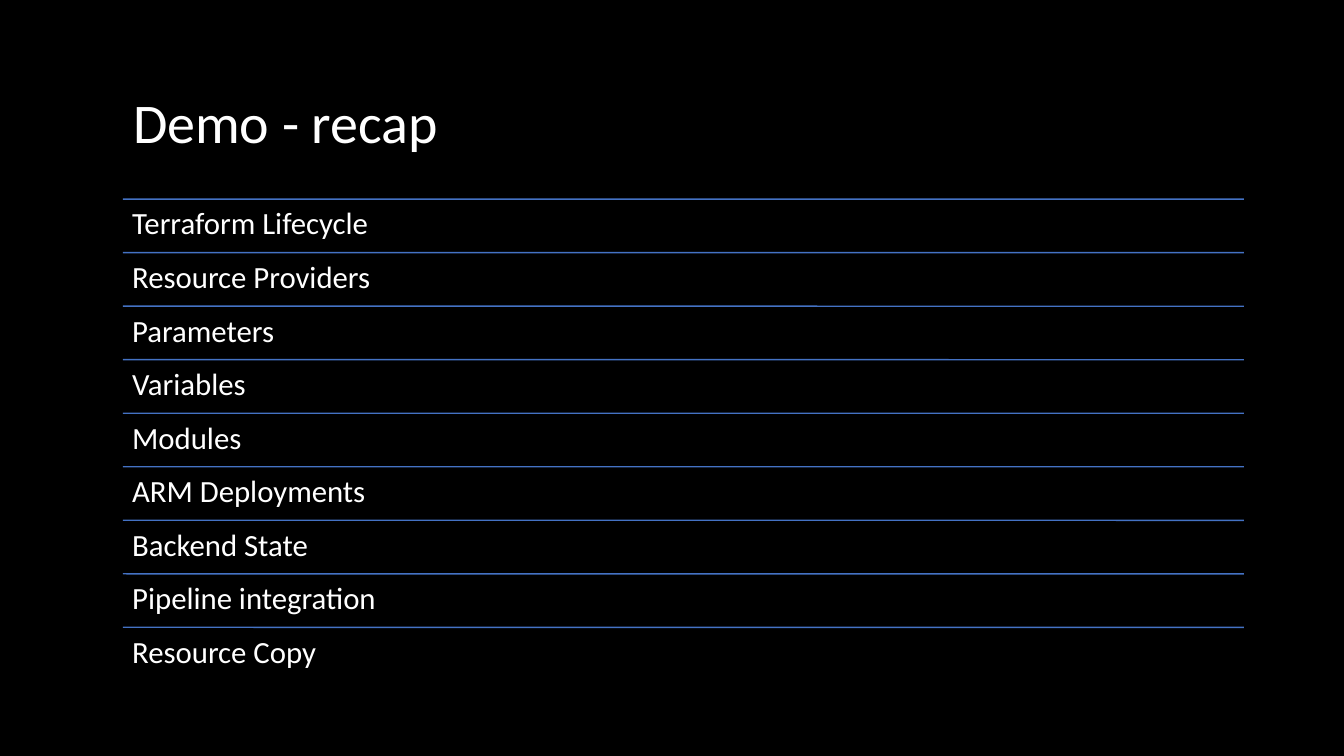
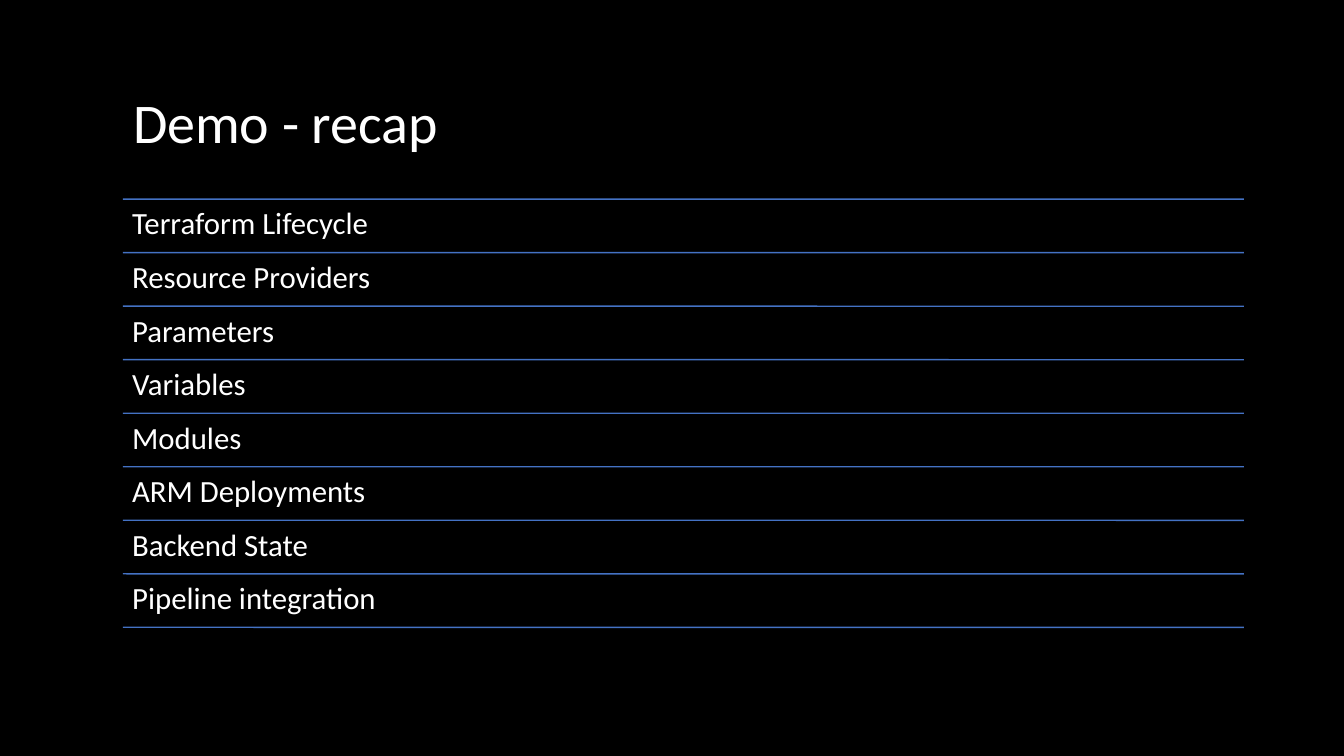
Before and after one commit to fortunkam/terraform-101, a slide deck: slide 9 of presentation/Terraform 101.pptx (slide 8 before the commit). Drawn at 1344x756 pixels with LibreOffice and Linux fonts; fonts in the diff are those of the drawing; background and template pictures are left out. Boxes give left, top, right and bottom in pixels: in the first picture for what was removed or moved away, otherwise in the second. Text is boxed around its words. In the diff, an @@ line names an element or a change of style, - is before the commit and + after.

```diff
--- a/presentation/Terraform 101.pptx
+++ b/presentation/Terraform 101.pptx
@@ text removed at (x1=132, y1=643, x2=316, y2=668) @@
-Resource Copy
```
Also in this commit, not shown: 2 other slides changed, 2 slides added, 2 other files.
